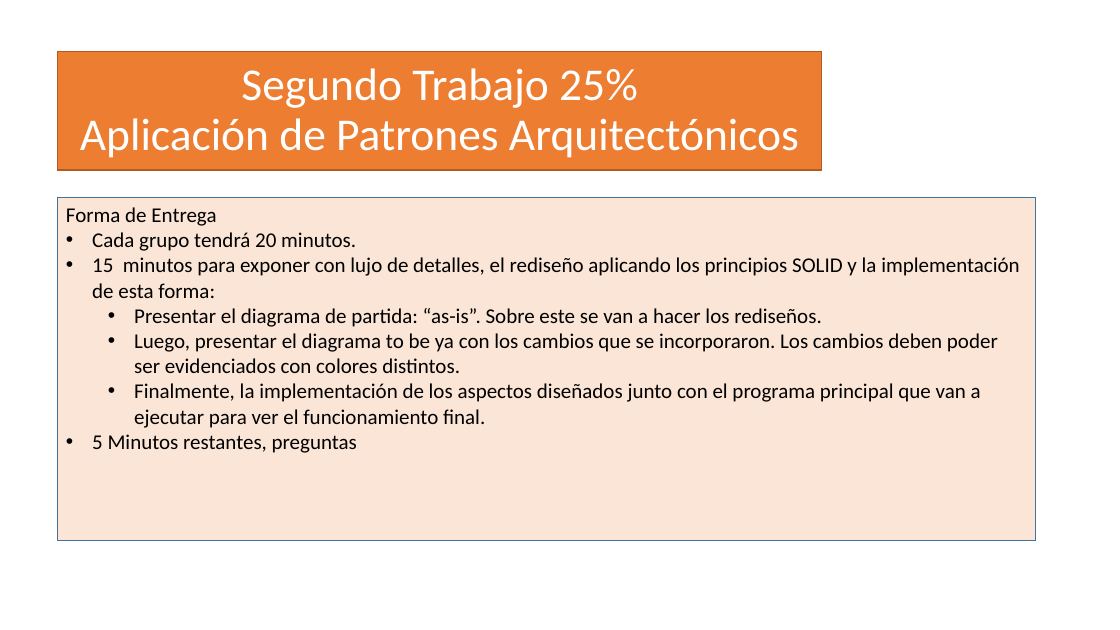
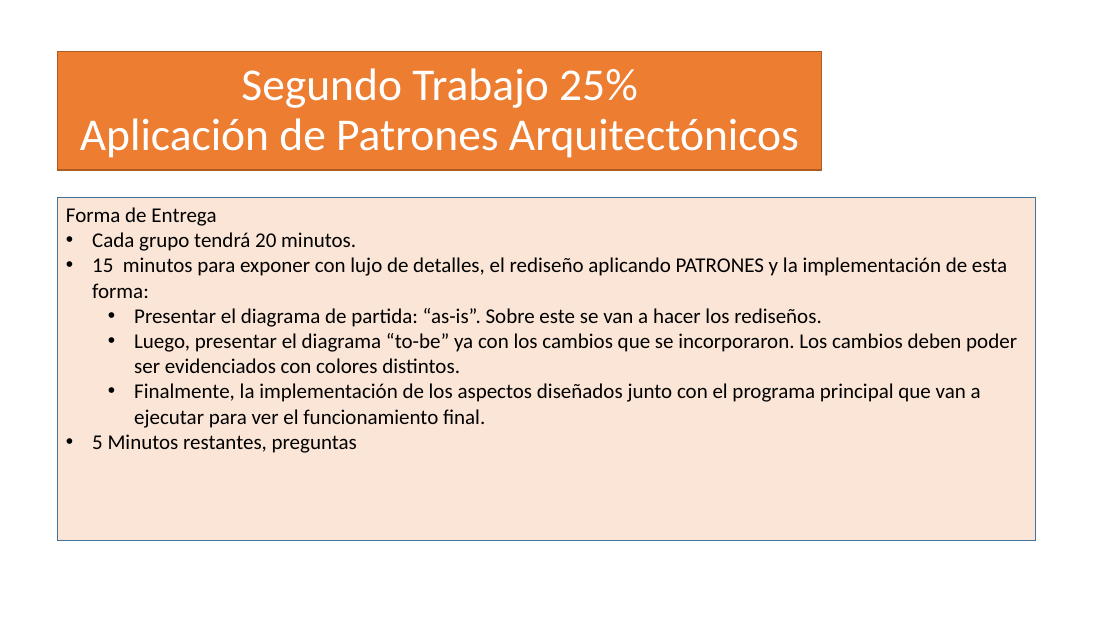
Before and after one commit to CesarLopez-Profe/Arquitectura-de-Software, a slide deck: slide 1 of 2aEntrega_Patrones.pptx. Drawn at 1120x630 pixels with LibreOffice and Linux fonts; fonts in the diff are those of the drawing; background and template pictures are left out. Boxes give left, top, right and bottom in pixels: in the first picture for what was removed or moved away, otherwise in the second. Text is boxed around its words. In the diff, an @@ line names an element or a change of style, - is before the commit and + after.

```diff
--- a/2aEntrega_Patrones.pptx
+++ b/2aEntrega_Patrones.pptx
@@ text in rectangle at (92, 257, 1007, 298): text changed @@
-• 15 minutos para exponer con lujo de detalles, el rediseño aplicando los principios SOLID y la implementación de esta forma:
+• 15 minutos para exponer con lujo de detalles, el rediseño aplicando PATRONES y la implementación de esta forma:
@@ text in rectangle at (134, 333, 1017, 373): text changed @@
-  • Luego, presentar el diagrama to be ya con los cambios que se incorporaron. Los cambios deben poder ser evidenciados con colores distintos.
+  • Luego, presentar el diagrama “to-be” ya con los cambios que se incorporaron. Los cambios deben poder ser evidenciados con colores distintos.
```
Also in this commit, not shown: 2 other files.
